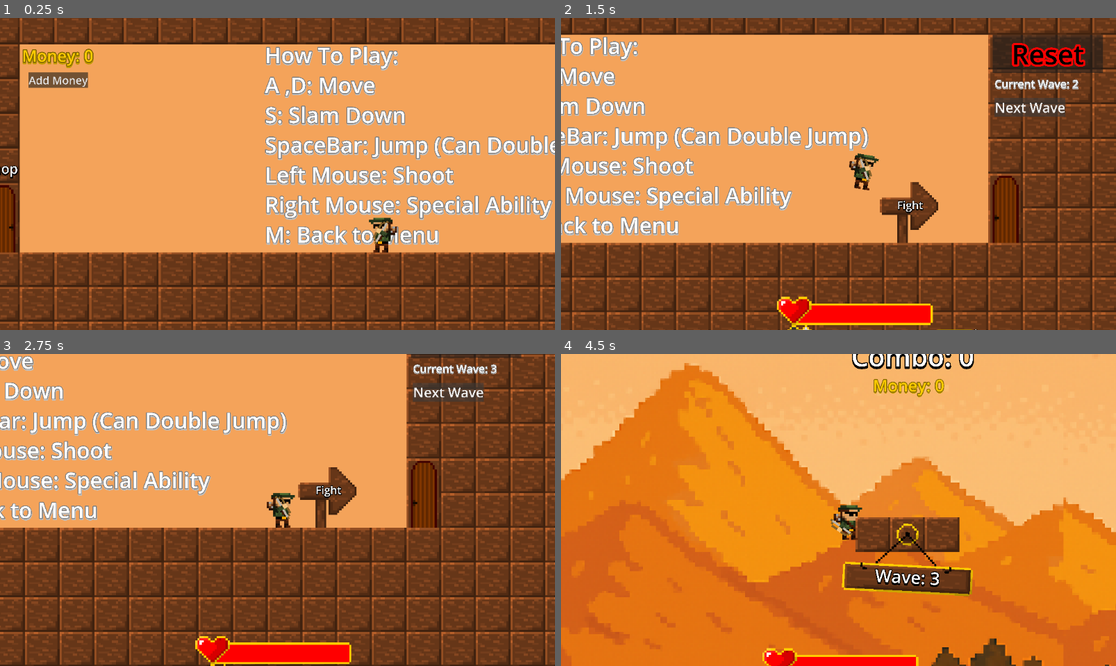
Above: before the commit, frames 1-4 (two rows, left to right).
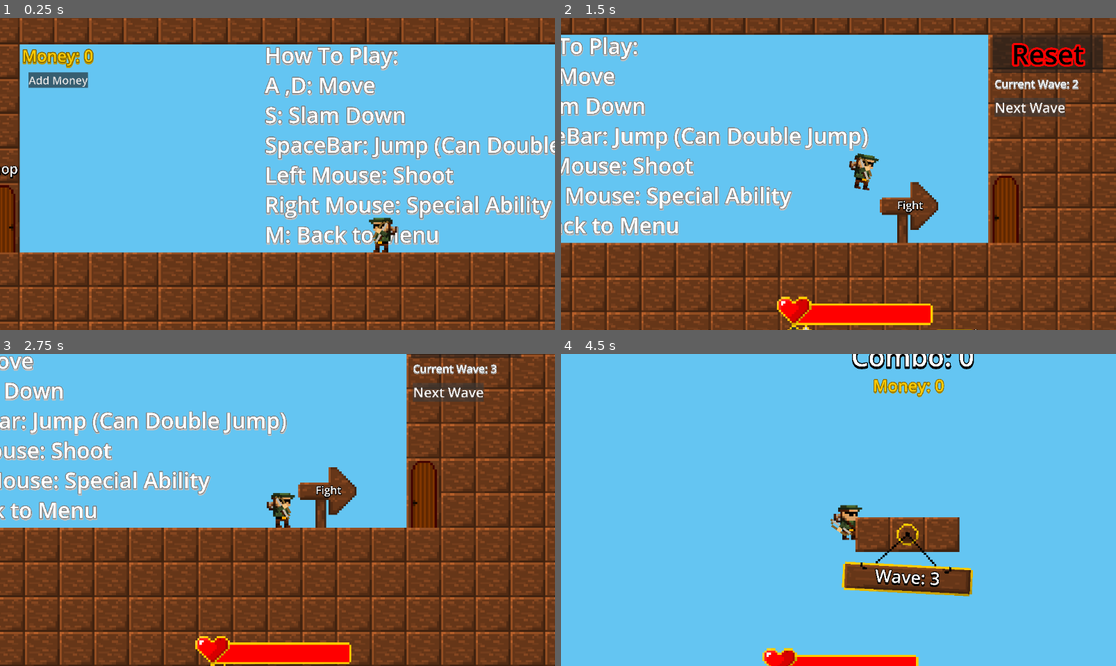
Above: after the commit, the same moments.

Repository: Dan-Yaacobi/TheBowman
Game: Godot game, scene res://MainGame/Game.tscn
Same seed, same stepped clock (60 frames per second), same inputs: the game is played once before the commit and once after it. Sound files missing from this copy of the repository are replaced by a short silence.
Inputs (mouse positions are in pixels of both pictures, inside the frame that each line leads up to):
- Up to frame 1 (0.25 s): no input
- Up to frame 2 (1.5 s): move the mouse to (960, 158) at 0.52 s; hold D (Right) 0.53-1.25 s; hold Middle mouse button (Dash) 0.53-1.25 s; tap Space (Jump) at 0.77 s; click "Next Wave" at 1.25 s
- Up to frame 3 (2.75 s): click "Next Wave" at 2 s
- Up to frame 4 (4.5 s): move the mouse to (727, 525) at 2.77 s; hold D (Right) 2.78-3.53 s; click (727, 525) at 2.85 s; tap Space (Jump) at 3.02 s; move the mouse to (894, 441) at 3.52 s; hold A (Left) 3.53-4.28 s; hold Right mouse button (special ability) 3.53-4.28 s; move the mouse to (810, 572) at 4.27 s; hold D (Right) from 4.28 s (still down); tap T (test) at 4.35 s

The runs differ from the first frame. In frame 1, 56% of the frame differs, in the area x 3-100%, y 8-76%; in frame 2, 44%; in frame 3, 35%; in frame 4, 93%, in the area x 0-100%, y 0-100%.

Commit message:
FeatureUpdate
added clouds and treasure chest

Diff:
--- a/Enemies/DemoEnemy/DemoEnemy2.tscn
+++ b/Enemies/DemoEnemy/DemoEnemy2.tscn
@@ -168,21 +168,6 @@
 "RESET": SubResource("Animation_wrm4u")
 }
 
-[sub_resource type="Animation" id="Animation_f1xcn"]
-length = 0.001
-tracks/0/type = "value"
-tracks/0/imported = false
-tracks/0/enabled = true
-tracks/0/path = NodePath(".:frame")
-tracks/0/interp = 1
-tracks/0/loop_wrap = true
-tracks/0/keys = {
-"times": PackedFloat32Array(0),
-"transitions": PackedFloat32Array(1),
-"update": 1,
-"values": [0]
-}
-
 [sub_resource type="Animation" id="Animation_hsnyq"]
 resource_name = "Fly"
 length = 1.2
@@ -198,6 +183,21 @@
 "transitions": PackedFloat32Array(1, 1, 1, 1, 1, 1),
 "update": 1,
 "values": [0, 1, 2, 3, 4, 5]
+}
+
+[sub_resource type="Animation" id="Animation_f1xcn"]
+length = 0.001
+tracks/0/type = "value"
+tracks/0/imported = false
+tracks/0/enabled = true
+tracks/0/path = NodePath(".:frame")
+tracks/0/interp = 1
+tracks/0/loop_wrap = true
+tracks/0/keys = {
+"times": PackedFloat32Array(0),
+"transitions": PackedFloat32Array(1),
+"update": 1,
+"values": [0]
 }
 
 [sub_resource type="Animation" id="Animation_goyeu"]
--- a/Enemies/DemoEnemy/DemoEnemy3.tscn
+++ b/Enemies/DemoEnemy/DemoEnemy3.tscn
@@ -149,21 +149,6 @@
 "RESET": SubResource("Animation_wrm4u")
 }
 
-[sub_resource type="Animation" id="Animation_f1xcn"]
-length = 0.001
-tracks/0/type = "value"
-tracks/0/imported = false
-tracks/0/enabled = true
-tracks/0/path = NodePath(".:frame")
-tracks/0/interp = 1
-tracks/0/loop_wrap = true
-tracks/0/keys = {
-"times": PackedFloat32Array(0),
-"transitions": PackedFloat32Array(1),
-"update": 1,
-"values": [0]
-}
-
 [sub_resource type="Animation" id="Animation_hsnyq"]
 resource_name = "Fly"
 length = 1.2
@@ -179,6 +164,21 @@
 "transitions": PackedFloat32Array(1, 1, 1, 1, 1, 1),
 "update": 1,
 "values": [0, 1, 2, 3, 4, 5]
+}
+
+[sub_resource type="Animation" id="Animation_f1xcn"]
+length = 0.001
+tracks/0/type = "value"
+tracks/0/imported = false
+tracks/0/enabled = true
+tracks/0/path = NodePath(".:frame")
+tracks/0/interp = 1
+tracks/0/loop_wrap = true
+tracks/0/keys = {
+"times": PackedFloat32Array(0),
+"transitions": PackedFloat32Array(1),
+"update": 1,
+"values": [0]
 }
 
 [sub_resource type="Animation" id="Animation_goyeu"]
--- a/Level/PlayGround/PlayGround.tscn
+++ b/Level/PlayGround/PlayGround.tscn
@@ -27,6 +27,7 @@
 [ext_resource type="Script" path="res://Level/PlayGround/upgrade_buttons.gd" id="18_487cb"]
 [ext_resource type="PackedScene" uid="uid://dolo7tiosewrq" path="res://Level/PlayGround/Upgrades/UpgradeButton/UpgradeButton.tscn" id="19_odtes"]
 [ext_resource type="Script" path="res://Level/PlayGround/upgrades.gd" id="20_8lbxg"]
+[ext_resource type="Script" path="res://Objects/FallingObjects/Scripts/summon_objects.gd" id="20_ueqxs"]
 [ext_resource type="PackedScene" uid="uid://dl6d04pvp0ux" path="res://Player/Upgrades/StatsUpgrades/HP/HpUpgrade.tscn" id="21_imgkr"]
 [ext_resource type="PackedScene" uid="uid://dcckxg4f2bjrf" path="res://Player/Upgrades/StatsUpgrades/MoveSpeed/MoveSpeedUpgrade.tscn" id="22_67mw3"]
 [ext_resource type="PackedScene" uid="uid://cyahpo86ugywm" path="res://Player/Upgrades/StatsUpgrades/Jump/JumpUpgrade.tscn" id="23_v6ol2"]
@@ -167,6 +168,9 @@
 boss_wave = false
 hard_mode_money = 2
 
+[sub_resource type="Resource" id="Resource_xq6vo"]
+script = ExtResource("20_ueqxs")
+
 [sub_resource type="CircleShape2D" id="CircleShape2D_4hl8g"]
 radius = 4.0
 
@@ -335,6 +339,8 @@
 script = ExtResource("1_fq8oi")
 enemies = SubResource("Resource_s07r2")
 wave_data = SubResource("Resource_bnwpa")
+summon_objects = SubResource("Resource_xq6vo")
+summon_object_chance = 2
 
 [node name="Tiles" parent="." instance=ExtResource("2_sm034")]
 tile_map_data = PackedByteArray(0, 0, 0, 0, 0, 0, 0, 0, 0, 0, 0, 0, 0, 0, 255, 255, 0, 0, 0, 0, 0, 0, 0, 0, 0, 0, 1, 0, 0, 0, 0, 0, 0, 0, 0, 0, 0, 0)
@@ -393,7 +399,8 @@
 wait_time = 3.0
 
 [node name="FallingDeath" type="Area2D" parent="."]
-position = Vector2(3, -2)
+position = Vector2(226, -1)
+collision_mask = 9
 
 [node name="CollisionShape2D" type="CollisionShape2D" parent="FallingDeath"]
 position = Vector2(-3, 467)
@@ -583,6 +590,7 @@
 can_choose_once = true
 
 [node name="BackgroundSprites" type="Node2D" parent="."]
+visible = false
 position = Vector2(-92, 1)
 
 [node name="BG1" type="Sprite2D" parent="BackgroundSprites"]
--- a/Level/Testing/TestingArea.tscn
+++ b/Level/Testing/TestingArea.tscn
@@ -1,9 +1,10 @@
-[gd_scene load_steps=7 format=4 uid="uid://faeqy5pfi8yk"]
+[gd_scene load_steps=8 format=4 uid="uid://faeqy5pfi8yk"]
 
 [ext_resource type="Script" path="res://Level/Testing/testing_area.gd" id="1_e8ewn"]
 [ext_resource type="PackedScene" uid="uid://d0aswr8q0lpei" path="res://Level/Tiles.tscn" id="1_u5lkp"]
 [ext_resource type="PackedScene" uid="uid://cesvb1a1eu8yq" path="res://Player/Player.tscn" id="2_7l2ag"]
 [ext_resource type="Texture2D" uid="uid://clbn7aipnnhq8" path="res://Level/Tiles/Gold Wood Square.png" id="4_o1u76"]
+[ext_resource type="PackedScene" uid="uid://c5o8b833xdeaf" path="res://Objects/FallingObjects/Objects/TreasureChest/TreasureChest.tscn" id="5_uhtuh"]
 
 [sub_resource type="TileSetAtlasSource" id="TileSetAtlasSource_mix7l"]
 texture = ExtResource("4_o1u76")
@@ -24,3 +25,6 @@
 [node name="TileMapLayer" type="TileMapLayer" parent="."]
 position = Vector2(8, 6)
 tile_set = SubResource("TileSet_7ue5y")
+
+[node name="TreasureChest" parent="." instance=ExtResource("5_uhtuh")]
+position = Vector2(114, -119)
--- a/Level/Testing/testing_area.gd
+++ b/Level/Testing/testing_area.gd
@@ -3,8 +3,11 @@
 @onready var player: Player = $Player
 const DEMO_ENEMY_2 = preload("res://Enemies/DemoEnemy/DemoEnemy2.tscn")
 const DEMO_ENEMY_BOSS_2 = preload("res://Enemies/DemoEnemy/Boss2/DemoEnemyBoss2.tscn")
+@onready var treasure_chest: TreasureChest = $TreasureChest
+
 func _ready() -> void:
-
+	treasure_chest.set_player(player)
+	return
 	var enemy: DemoEnemy = DEMO_ENEMY_2.instantiate()
 	enemy.stats.shooter = true
 	enemy.get_player(player)
--- a/Level/Wave Data/wave_data.gd
+++ b/Level/Wave Data/wave_data.gd
@@ -11,6 +11,7 @@
 @export var boss_wave: bool = false
 @export var hard_mode_money: int = 2
 
+
 func calc_total_enemies() -> void:
 	total_enemies = 5 + current_wave
 
--- a/Level/playground.gd
+++ b/Level/playground.gd
@@ -22,6 +22,8 @@
 @export var enemies: Enemies
 @export var wave_data: WaveData
 @export var level_logic: LevelDifficultyLogic = LevelDifficultyLogic.new()
+@export var summon_objects: SummonObjects
+@export_custom(PROPERTY_HINT_NONE,"suffix:%") var summon_object_chance: int
 
 var player: Player
 var enemies_killed: int
@@ -29,6 +31,8 @@
 var summon_count: int = 0
 var stop_waves: bool = false
 var hard_mode: bool = false
+var can_summon_object: bool = false
+var summoned_an_object: bool = false
 
 func _ready() -> void:
 	summon_timer.timeout.connect(summon_enemy)
@@ -63,6 +67,8 @@
 func summon_enemy() -> void:
 	if player != null and not stop_waves:
 		if not wave_data.boss_wave:
+			if wave_data.current_wave > 5:
+				try_to_summon_object()
 			var try_double_summon: float = randf_range(0,100)
 			if try_double_summon <= wave_data.double_spawn_chance:
 				summon()
@@ -75,6 +81,14 @@
 			#new_wave_difficulty()
 			update_label()
 
+func try_to_summon_object() -> void:
+	if can_summon_object:
+		var try_summon_object: int = randi_range(1,100)
+		if try_summon_object < summon_object_chance:
+			summon_object()
+			can_summon_object = false
+
+	pass
 func summon() -> void:
 	if summoned_enemies.size() + enemies_killed < wave_data.total_enemies:
 
@@ -112,6 +126,8 @@
 	label.text = "Wave: " + str(wave_data.current_wave)# + "\n" + " Enemies Left: " + str(wave_data.total_enemies - enemies_killed)
 
 func between_waves() -> void:
+	if wave_data.boss_wave:
+		summon_object()
 	stop_waves = true
 	for child in get_children():
 		if child is EnemyBullet:
@@ -129,7 +145,7 @@
 
 
 func new_wave_difficulty() -> void:
-
+	can_summon_object = true
 	upgrade_buttons.disable()
 	stop_waves = false
 	next_wave_button.disabled = true
@@ -168,7 +184,9 @@
 		wave_data.boss_wave = false
 
 func death(b) -> void:
-	if b is Player:
+	if b is FallingObject:
+		b.queue_free()
+	elif b is Player:
 		b.stats.hp = 0
 
 func set_scene(_player: Player) -> void:
@@ -243,3 +261,11 @@
 			#if player != null:
 				#player.reset_to_base_stats()
 		wave_reset.emit(wave_num)
+
+func summon_object() -> void:
+	var new_object: FallingObject  = summon_objects.get_object(player)
+	var summon_position: Vector2 = Vector2.ZERO
+	if not wave_data.boss_wave:
+		summon_position = player.global_position + Vector2([1,-1].pick_random() * 50, - 100)
+	new_object.global_position = summon_position
+	add_child(new_object)
--- /dev/null
+++ b/MainGame/Clouds/Cloud.tscn
@@ -0,0 +1,20 @@
+[gd_scene load_steps=3 format=3 uid="uid://dr883x3lhveo0"]
+
+[ext_resource type="Script" path="res://MainGame/Clouds/cloud.gd" id="1_kehg7"]
+[ext_resource type="Texture2D" uid="uid://upqfr2pidroy" path="res://MainGame/Clouds/Clouds.png" id="2_7thou"]
+
+[node name="Cloud" type="CharacterBody2D"]
+modulate = Color(1, 1, 1, 0.713726)
+z_index = -5
+script = ExtResource("1_kehg7")
+move_speed = 10.0
+
+[node name="Sprite2D" type="Sprite2D" parent="."]
+texture = ExtResource("2_7thou")
+hframes = 4
+vframes = 3
+
+[node name="VisibleOnScreenNotifier2D" type="VisibleOnScreenNotifier2D" parent="."]
+
+[node name="ExitedScreenTimer" type="Timer" parent="VisibleOnScreenNotifier2D"]
+wait_time = 5.0
--- /dev/null
+++ b/MainGame/Clouds/cloud.gd
@@ -0,0 +1,25 @@
+class_name Cloud extends CharacterBody2D
+@onready var sprite: Sprite2D = $Sprite2D
+@export var move_speed: float
+@onready var visible_on_screen_notifier: VisibleOnScreenNotifier2D = $VisibleOnScreenNotifier2D
+@onready var exited_screen_timer: Timer = $VisibleOnScreenNotifier2D/ExitedScreenTimer
+
+func _ready() -> void:
+	visible_on_screen_notifier.screen_exited.connect(exited_the_screen)
+	visible_on_screen_notifier.screen_entered.connect(entered_the_screen)
+	exited_screen_timer.timeout.connect(queue_free)
+	sprite.frame = randi_range(0 , sprite.hframes*sprite.vframes - 1)
+	move_speed = randf_range(move_speed - 10, move_speed + 10)
+
+func _physics_process(delta: float) -> void:
+	velocity.x = move_speed
+	move_and_slide()
+
+func entered_the_screen() -> void:
+	if not exited_screen_timer.is_stopped():
+		exited_screen_timer.stop()
+	pass
+
+func exited_the_screen() -> void:
+	exited_screen_timer.start()
+	pass
--- a/MainGame/Game.tscn
+++ b/MainGame/Game.tscn
@@ -24,3 +24,5 @@
 [node name="PlatformShop" parent="." instance=ExtResource("7_8hn01")]
 
 [node name="GameMusic" type="AudioStreamPlayer2D" parent="."]
+
+[node name="CloudTimer" type="Timer" parent="."]
--- a/MainGame/game.gd
+++ b/MainGame/game.gd
@@ -1,5 +1,5 @@
 class_name Game extends Node2D
-
+const CLOUD = preload("res://MainGame/Clouds/Cloud.tscn")
 @onready var game_music: AudioStreamPlayer2D = $GameMusic
 @onready var platform_shop: PlatformShop = $PlatformShop
 @onready var abilities_shop: AbilitiesShop = $AbilitiesShop
@@ -9,6 +9,7 @@
 @onready var play_ground: PlayGround = $PlayGround
 @onready var scenes_dic: Dictionary = {"Menu" : main_menu, "PlayGround": play_ground,
 "Shop": shop, "BowsShop": bows_shop, "AbilitiesShop": abilities_shop,"PlatformShop":platform_shop}
+@onready var cloud_timer: Timer = $CloudTimer
 
 @export var music_on: bool = true :
 	set(val):
@@ -21,6 +22,7 @@
 var last_scene: Node
 
 func _ready() -> void:
+	cloud_timer.timeout.connect(summon_cloud)
 	#DisplayServer.window_set_mode(DisplayServer.WINDOW_MODE_FULLSCREEN)
 	player = PLAYER.instantiate()
 	player.died.connect(change_scene)
@@ -37,7 +39,7 @@
 	main_menu.set_scene(player)
 	last_scene = main_menu
 	main_menu.playground = play_ground
-
+	cloud_timer.start()
 	for child in get_children():
 		if child != last_scene and child.has_method("exit_scene"):
 			child.call_deferred("exit_scene",player)
@@ -55,6 +57,13 @@
 			return child
 	return
 
+func summon_cloud() -> void:
+	var new_cloud: Cloud = CLOUD.instantiate()
+	new_cloud.global_position = player.global_position + Vector2([1,-1].pick_random() * 500,randf_range(-20,-100))
+	add_child(new_cloud)
+	cloud_timer.wait_time = randf_range(1,5)
+	pass
+
 func music_on_off() -> void:
 	print("changed")
 	if music_on:
--- /dev/null
+++ b/Objects/FallingObjects/Objects/TreasureChest/TreasureChest.tscn
@@ -0,0 +1,210 @@
+[gd_scene load_steps=27 format=3 uid="uid://c5o8b833xdeaf"]
+
+[ext_resource type="Script" path="res://Objects/FallingObjects/Objects/TreasureChest/treasure_chest.gd" id="1_d3xib"]
+[ext_resource type="Script" path="res://Items/drop_data.gd" id="2_sn45b"]
+[ext_resource type="Resource" uid="uid://d2y7btr0r5s71" path="res://Items/Diamond.tres" id="3_mk6tc"]
+[ext_resource type="Script" path="res://Objects/FallingObjects/Scripts/falling_objcets_data.gd" id="3_ugdmx"]
+[ext_resource type="Resource" uid="uid://b1ax10wl1o1p0" path="res://Items/Coin.tres" id="4_ip0xq"]
+[ext_resource type="Texture2D" uid="uid://c4oftynas7wmn" path="res://Objects/FallingObjects/Sprites/TreasureChest.png" id="4_qrrt5"]
+[ext_resource type="Resource" uid="uid://d0coedohrill3" path="res://Items/RedDiamond.tres" id="5_40hub"]
+[ext_resource type="AudioStream" uid="uid://bqo76ftmuvx6c" path="res://Objects/FallingObjects/Objects/TreasureChest/TreasureSound.mp3" id="5_e14l5"]
+
+[sub_resource type="Resource" id="Resource_unsoy"]
+script = ExtResource("2_sn45b")
+item_data = ExtResource("3_mk6tc")
+probability = 100.0
+
+[sub_resource type="Resource" id="Resource_34f6k"]
+script = ExtResource("2_sn45b")
+item_data = ExtResource("3_mk6tc")
+probability = 50.0
+
+[sub_resource type="Resource" id="Resource_83x02"]
+script = ExtResource("2_sn45b")
+item_data = ExtResource("4_ip0xq")
+probability = 100.0
+
+[sub_resource type="Resource" id="Resource_ipauh"]
+script = ExtResource("2_sn45b")
+item_data = ExtResource("4_ip0xq")
+probability = 100.0
+
+[sub_resource type="Resource" id="Resource_rr0iv"]
+script = ExtResource("2_sn45b")
+item_data = ExtResource("4_ip0xq")
+probability = 100.0
+
+[sub_resource type="Resource" id="Resource_tjq0x"]
+script = ExtResource("2_sn45b")
+item_data = ExtResource("4_ip0xq")
+probability = 100.0
+
+[sub_resource type="Resource" id="Resource_x1iiq"]
+script = ExtResource("2_sn45b")
+item_data = ExtResource("5_40hub")
+probability = 10.0
+
+[sub_resource type="Resource" id="Resource_sskci"]
+script = ExtResource("2_sn45b")
+item_data = ExtResource("5_40hub")
+probability = 10.0
+
+[sub_resource type="Resource" id="Resource_7nb0p"]
+script = ExtResource("2_sn45b")
+item_data = ExtResource("3_mk6tc")
+probability = 50.0
+
+[sub_resource type="Resource" id="Resource_rr4i1"]
+resource_local_to_scene = true
+script = ExtResource("3_ugdmx")
+drops = Array[ExtResource("2_sn45b")]([SubResource("Resource_unsoy"), SubResource("Resource_34f6k"), SubResource("Resource_83x02"), SubResource("Resource_ipauh"), SubResource("Resource_rr0iv"), SubResource("Resource_tjq0x"), SubResource("Resource_x1iiq"), SubResource("Resource_sskci"), SubResource("Resource_7nb0p")])
+hits_to_destory = 5
+mass = 100.0
+
+[sub_resource type="Animation" id="Animation_h0s70"]
+resource_name = "Idle"
+loop_mode = 1
+tracks/0/type = "value"
+tracks/0/imported = false
+tracks/0/enabled = true
+tracks/0/path = NodePath(".:frame")
+tracks/0/interp = 1
+tracks/0/loop_wrap = true
+tracks/0/keys = {
+"times": PackedFloat32Array(0),
+"transitions": PackedFloat32Array(1),
+"update": 1,
+"values": [0]
+}
+tracks/1/type = "value"
+tracks/1/imported = false
+tracks/1/enabled = true
+tracks/1/path = NodePath(".:modulate")
+tracks/1/interp = 1
+tracks/1/loop_wrap = true
+tracks/1/keys = {
+"times": PackedFloat32Array(0),
+"transitions": PackedFloat32Array(1),
+"update": 0,
+"values": [Color(1, 1, 1, 1)]
+}
+
+[sub_resource type="Animation" id="Animation_4pgoo"]
+length = 0.001
+tracks/0/type = "value"
+tracks/0/imported = false
+tracks/0/enabled = true
+tracks/0/path = NodePath(".:frame")
+tracks/0/interp = 1
+tracks/0/loop_wrap = true
+tracks/0/keys = {
+"times": PackedFloat32Array(0),
+"transitions": PackedFloat32Array(1),
+"update": 1,
+"values": [0]
+}
+tracks/1/type = "value"
+tracks/1/imported = false
+tracks/1/enabled = true
+tracks/1/path = NodePath(".:modulate")
+tracks/1/interp = 1
+tracks/1/loop_wrap = true
+tracks/1/keys = {
+"times": PackedFloat32Array(0),
+"transitions": PackedFloat32Array(1),
+"update": 0,
+"values": [Color(1, 1, 1, 1)]
+}
+
+[sub_resource type="Animation" id="Animation_gxbjr"]
+resource_name = "Destroyed"
+length = 0.8
+tracks/0/type = "value"
+tracks/0/imported = false
+tracks/0/enabled = true
+tracks/0/path = NodePath(".:frame")
+tracks/0/interp = 1
+tracks/0/loop_wrap = true
+tracks/0/keys = {
+"times": PackedFloat32Array(0),
+"transitions": PackedFloat32Array(1),
+"update": 1,
+"values": [1]
+}
+tracks/1/type = "value"
+tracks/1/imported = false
+tracks/1/enabled = true
+tracks/1/path = NodePath(".:modulate")
+tracks/1/interp = 1
+tracks/1/loop_wrap = true
+tracks/1/keys = {
+"times": PackedFloat32Array(0, 0.8),
+"transitions": PackedFloat32Array(1, 1),
+"update": 0,
+"values": [Color(1, 1, 1, 1), Color(1, 1, 1, 0)]
+}
+
+[sub_resource type="AnimationLibrary" id="AnimationLibrary_xggia"]
+_data = {
+"Destroyed": SubResource("Animation_gxbjr"),
+"Idle": SubResource("Animation_h0s70"),
+"RESET": SubResource("Animation_4pgoo")
+}
+
+[sub_resource type="Curve" id="Curve_t7gy6"]
+max_value = 2.0
+_data = [Vector2(0, 2), 0.0, 0.0, 0, 0, Vector2(1, 0), 0.0, 0.0, 0, 0]
+point_count = 2
+
+[sub_resource type="Gradient" id="Gradient_0yllh"]
+colors = PackedColorArray(1, 0.717647, 0, 1, 1, 1, 1, 1)
+
+[sub_resource type="RectangleShape2D" id="RectangleShape2D_5hrq1"]
+size = Vector2(15, 14)
+
+[sub_resource type="RectangleShape2D" id="RectangleShape2D_cmy8c"]
+size = Vector2(15, 14)
+
+[node name="TreasureChest" type="RigidBody2D"]
+z_index = -1
+collision_layer = 8
+collision_mask = 17
+script = ExtResource("1_d3xib")
+data = SubResource("Resource_rr4i1")
+
+[node name="Sprite2D" type="Sprite2D" parent="."]
+texture = ExtResource("4_qrrt5")
+hframes = 2
+
+[node name="AnimationPlayer" type="AnimationPlayer" parent="Sprite2D"]
+libraries = {
+"": SubResource("AnimationLibrary_xggia")
+}
+
+[node name="CPUParticles2D" type="CPUParticles2D" parent="."]
+z_index = -2
+amount = 30
+emission_shape = 1
+emission_sphere_radius = 13.0
+gravity = Vector2(0, 0)
+scale_amount_curve = SubResource("Curve_t7gy6")
+color = Color(1, 0.8045, 0.31, 1)
+color_ramp = SubResource("Gradient_0yllh")
+
+[node name="CollisionShape2D" type="CollisionShape2D" parent="."]
+position = Vector2(-0.5, 0)
+shape = SubResource("RectangleShape2D_5hrq1")
+
+[node name="Area2D" type="Area2D" parent="."]
+collision_layer = 0
+collision_mask = 2
+
+[node name="CollisionShape2D" type="CollisionShape2D" parent="Area2D"]
+position = Vector2(-0.5, 0)
+shape = SubResource("RectangleShape2D_cmy8c")
+debug_color = Color(0.979401, 0, 0.388345, 0.42)
+
+[node name="AudioStreamPlayer2D" type="AudioStreamPlayer2D" parent="."]
+stream = ExtResource("5_e14l5")
+volume_db = -13.546
+pitch_scale = 0.8
--- /dev/null
+++ b/Objects/FallingObjects/Objects/TreasureChest/treasure_chest.gd
@@ -0,0 +1,31 @@
+class_name TreasureChest extends FallingObject
+
+@onready var animation_player: AnimationPlayer = $Sprite2D/AnimationPlayer
+@onready var area: Area2D = $Area2D
+@onready var audio_stream_player: AudioStreamPlayer2D = $AudioStreamPlayer2D
+@onready var cpu_particles_2d: CPUParticles2D = $CPUParticles2D
+
+var falling_state: bool = true
+
+func _ready() -> void:
+	area.area_entered.connect(take_hit)
+	animation_player.play("Idle")
+	mass = data.mass
+	self.gravity_scale = 0.05
+
+func _physics_process(delta: float) -> void:
+	pass
+
+func destroyed() -> void:
+
+	cpu_particles_2d.emitting = false
+	animation_player.play("Destroyed")
+	audio_stream_player.play()
+	drop_loot()
+	await audio_stream_player.finished
+	queue_free()
+
+func drop_loot() -> void:
+	for drop in data.drops:
+		if drop.drop_chance():
+			spawn_drop(drop)
--- /dev/null
+++ b/Objects/FallingObjects/Scripts/falling_objcets_data.gd
@@ -0,0 +1,6 @@
+class_name FallingObjectData extends Resource
+
+@export var drops: Array[DropData]
+#@export var destroy_effect
+@export var hits_to_destory: int
+@export_custom(PROPERTY_HINT_NONE,"suffix:kg") var mass: float
--- /dev/null
+++ b/Objects/FallingObjects/Scripts/falling_object.gd
@@ -0,0 +1,30 @@
+class_name FallingObject extends RigidBody2D
+
+const ITEM_PICK_UP = preload("res://Items/ItemPickUp.tscn")
+
+@export var data: FallingObjectData
+var player: Player
+var destroyed_state: bool = false
+
+func set_player(_player: Player) -> void:
+	if _player != null:
+		player = _player
+
+func take_hit(a) -> void:
+	if not destroyed_state:
+		if a is Arrow:
+			data.hits_to_destory -= 1
+			a.clear_shot()
+			if data.hits_to_destory <= 0:
+				destroyed_state = true
+				destroyed()
+
+func destroyed() -> void:
+	queue_free()
+
+func spawn_drop(drop) -> void:
+	var item = ITEM_PICK_UP.instantiate()
+	item.assign_item(drop.item_data)
+	item.global_position = global_position
+	item.inititalize(player)
+	get_parent().call_deferred("add_child", item)
--- /dev/null
+++ b/Objects/FallingObjects/Scripts/summon_objects.gd
@@ -0,0 +1,9 @@
+class_name SummonObjects extends Resource
+
+const TREASURE_CHEST = preload("res://Objects/FallingObjects/Objects/TreasureChest/TreasureChest.tscn")
+var objects: Array[PackedScene] = [TREASURE_CHEST]
+
+func get_object(_player: Player) -> FallingObject:
+	var object: FallingObject = objects.pick_random().instantiate()
+	object.set_player(_player)
+	return object
--- a/project.godot
+++ b/project.godot
@@ -96,4 +96,4 @@
 [rendering]
 
 textures/canvas_textures/default_texture_filter=0
-environment/defaults/default_clear_color=Color(0.956863, 0.639216, 0.352941, 1)
+environment/defaults/default_clear_color=Color(0.391265, 0.771958, 0.94784, 1)
Not shown: 1 places in Level/PlayGround/PlayGround.tscn that only renumber resources
Binary file added: MainGame/Clouds/Clouds.png
Not shown, added: MainGame/Clouds/Clouds.png.import
Not shown, added: Objects/FallingObjects/Objects/TreasureChest/TreasureSound.mp3.import
Binary file added: Objects/FallingObjects/Sprites/MedicalKit.png
Not shown, added: Objects/FallingObjects/Sprites/MedicalKit.png.import
Binary file added: Objects/FallingObjects/Sprites/TreasureChest.png
Not shown, added: Objects/FallingObjects/Sprites/TreasureChest.png.import
Not shown, added: Objects/FallingObjects/Objects/TreasureChest/TreasureSound.mp3
Not shown, changed: docs/index.pck
